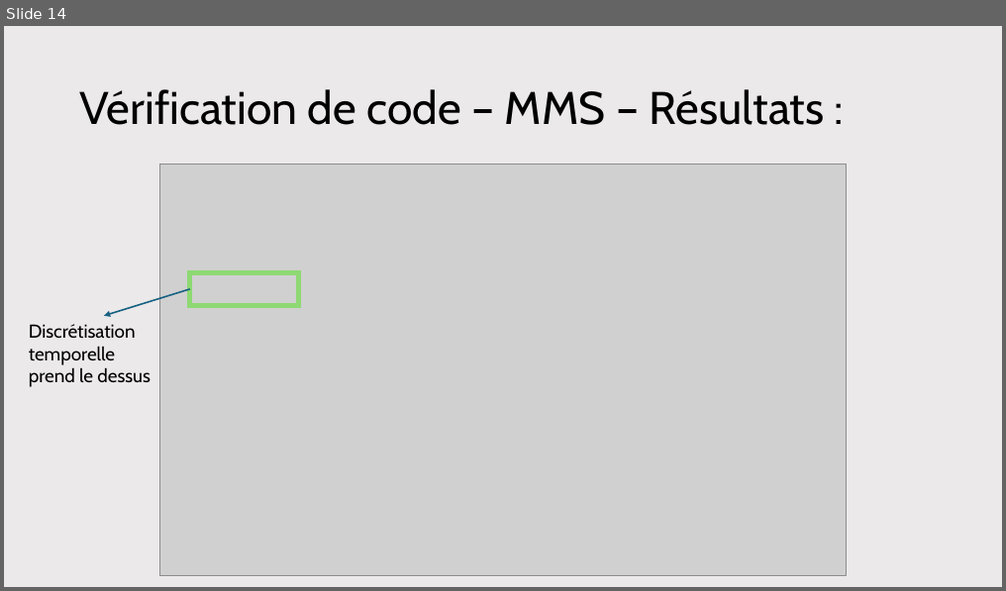
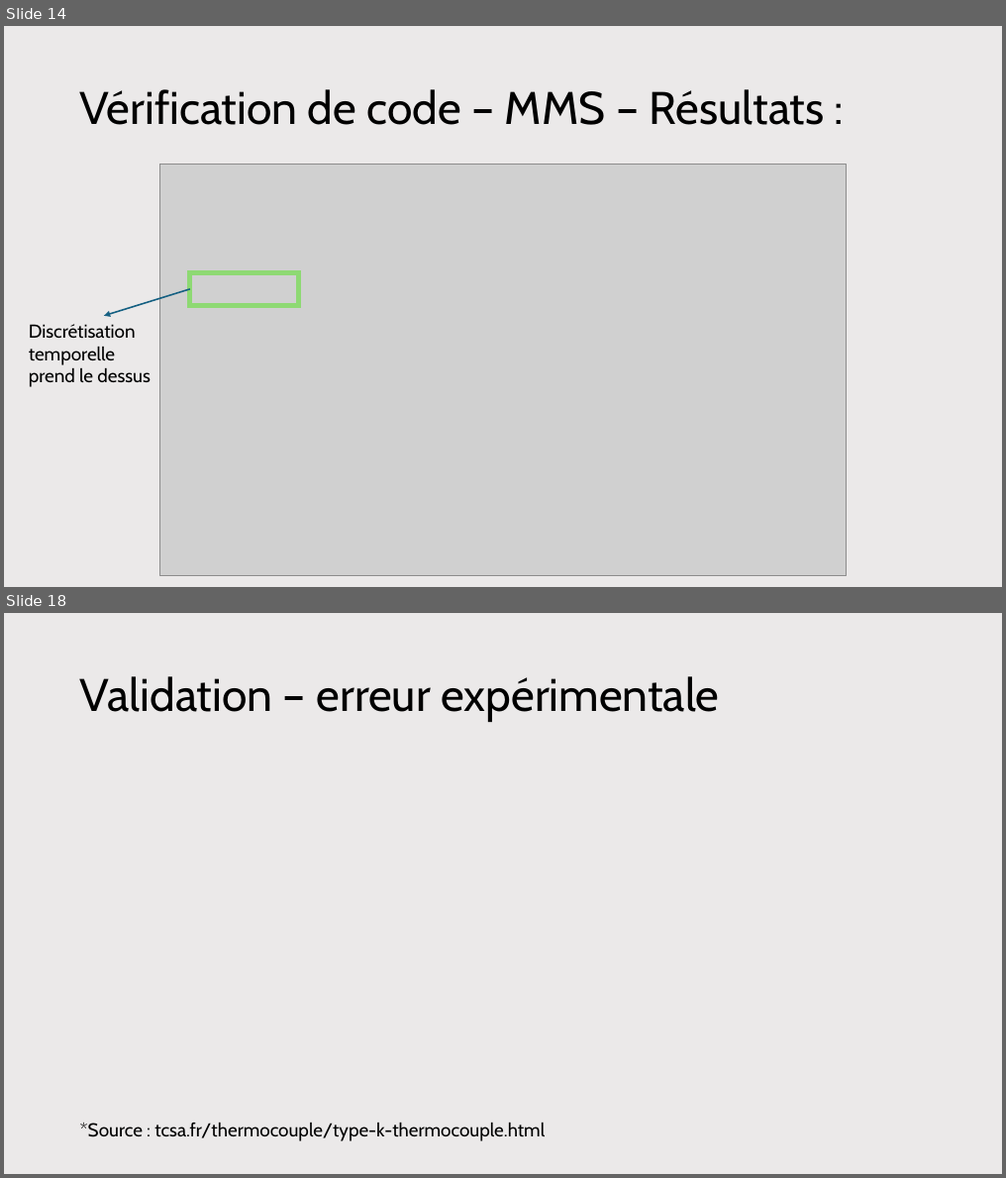
Before and after one commit to antoine-pt/MEC8211, a slide deck: projet_final/projet_final/MEC8211-Projet-final-Presentation.pptx. Shown one above the other, each under a label of ours: slide 14 before the commit, slides 14 and 18 after it; the slides between them are not shown. The pictures are 1006x591 and 1006x1178 pixels, drawn with LibreOffice and Linux fonts; fonts in the diff are those of the drawing; grey boxes stand for pictures. Boxes give left, top, right and bottom in pixels: in the first picture for what was removed or moved away, otherwise in the second. Text is boxed around its words. In the diff, an @@ line names an element or a change of style, - is before the commit and + after.

Commit message:
PWP partie validation v1
Partie validation en cours de construction

```diff
--- a/projet_final/projet_final/MEC8211-Projet-final-Presentation.pptx
+++ b/projet_final/projet_final/MEC8211-Projet-final-Presentation.pptx
@@ slide 18 added at (x1=4, y1=613, x2=1002, y2=1174), background #EBE9E9 @@
@@ title added at (x1=80, y1=676, x2=719, y2=722), 44 pt, text #000000 @@
+Validation – erreur expérimentale
@@ text added at (x1=80, y1=1123, x2=545, y2=1142), 18 pt, text #000000 @@
+*Source : tcsa.fr/thermocouple/type-k-thermocouple.html
```
Also in this commit, not shown: 5 other slides added.
